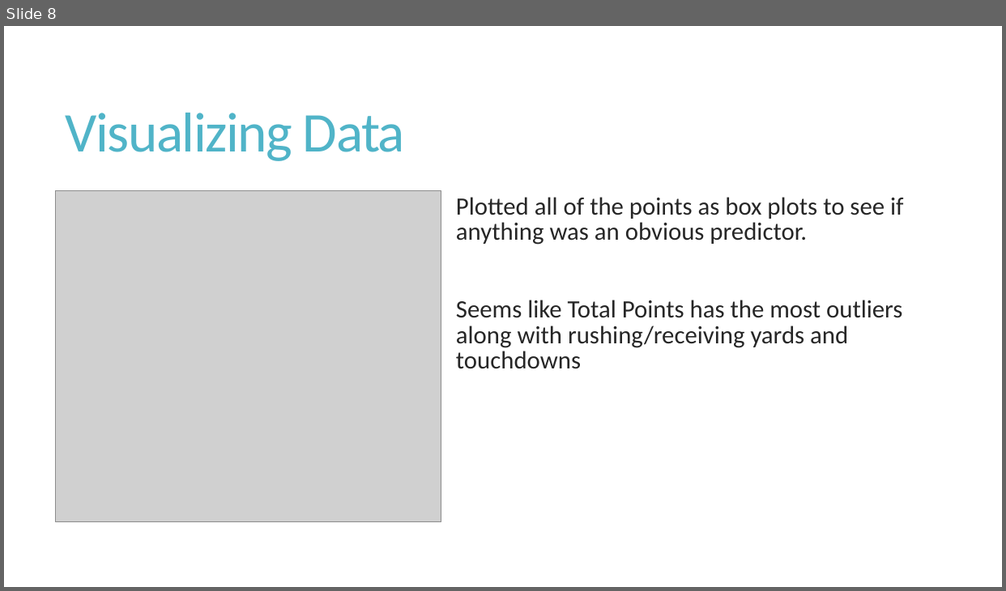
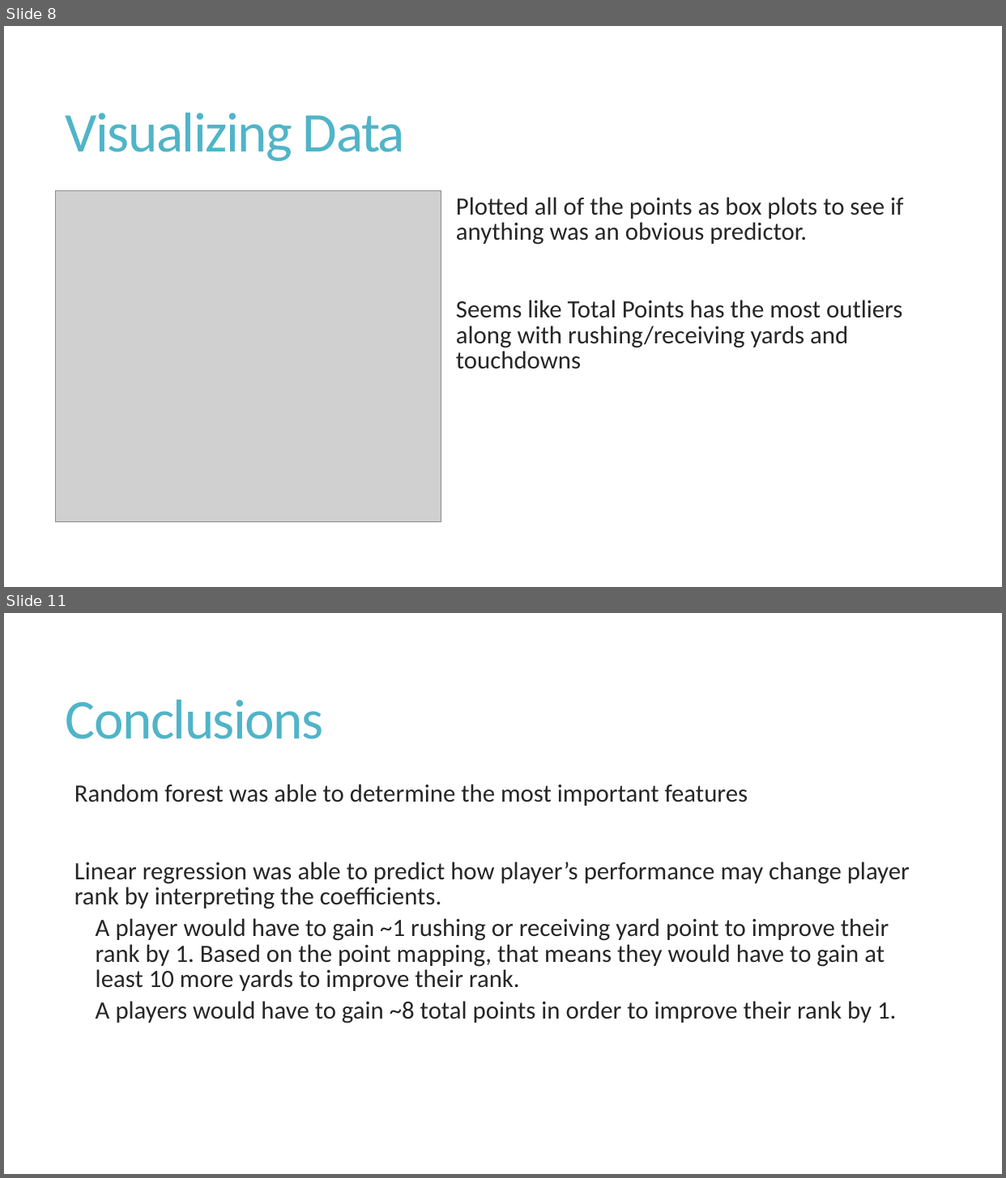
Before and after one commit to wendybo/GA_Class_Project, a slide deck: NFLRank_final_WY.pptx. Shown one above the other, each under a label of ours: slide 8 before the commit, slides 8 and 11 after it; the slides between them are not shown. The pictures are 1006x591 and 1006x1178 pixels, drawn with LibreOffice and Linux fonts; fonts in the diff are those of the drawing; grey boxes stand for pictures. Boxes give left, top, right and bottom in pixels: in the first picture for what was removed or moved away, otherwise in the second. Text is boxed around its words. In the diff, an @@ line names an element or a change of style, - is before the commit and + after.

```diff
--- a/NFLRank_final_WY.pptx
+++ b/NFLRank_final_WY.pptx
@@ slide 11 added at box(4, 613, 1002, 1174), background #FFFFFF @@
@@ title added at box(66, 700, 324, 739), 54 pt, text #50B4C8 @@
+Conclusions
@@ text added at box(74, 784, 910, 1024), 24 pt, text #262626 @@
+  Random forest was able to determine the most important features
+  Linear regression was able to predict how player’s performance may change player rank by interpreting the coefficients.
+    A player would have to gain ~1 rushing or receiving yard point to improve their rank by 1. Based on the point mapping, that means they would have to gain at least 10 more yards to improve their rank.
+    A players would have to gain ~8 total points in order to improve their rank by 1.
```
Also in this commit, not shown: 1 slide changed, 2 other slides added, 2 slides removed, 2 other files.
